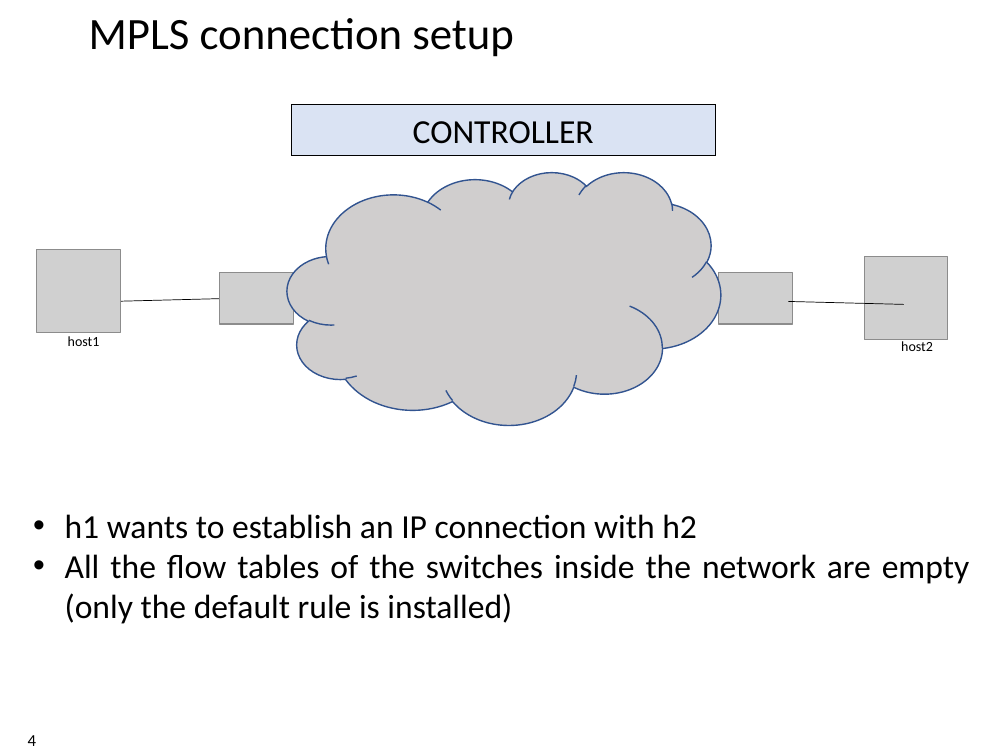
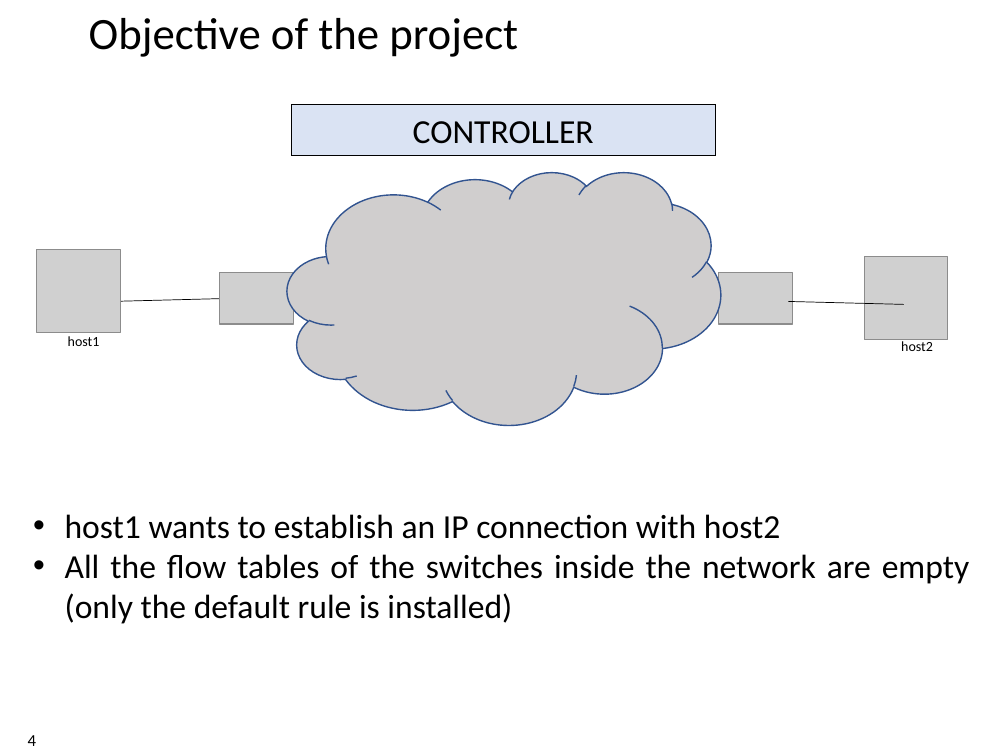
Before and after one commit to xdl907/switching-and-routing-project, a slide deck: slide 4 of template_project_exam__1_.pptx. Drawn at 1008x756 pixels with LibreOffice and Linux fonts; fonts in the diff are those of the drawing; grey boxes stand for pictures; background and template pictures are left out. Boxes give left, top, right and bottom in pixels: in the first picture for what was removed or moved away, otherwise in the second. Text is boxed around its words. In the diff, an @@ line names an element or a change of style, - is before the commit and + after.

```diff
--- a/template_project_exam__1_.pptx
+++ b/template_project_exam__1_.pptx
@@ title at [89,18,518,57]: text changed @@
-MPLS connection setup
+Objective of the project
@@ text at [65,514,780,539]: text changed @@
-• h1 wants to establish an IP connection with h2
+• host1 wants to establish an IP connection with host2
```
Also in this commit, not shown: 6 other slides changed.
